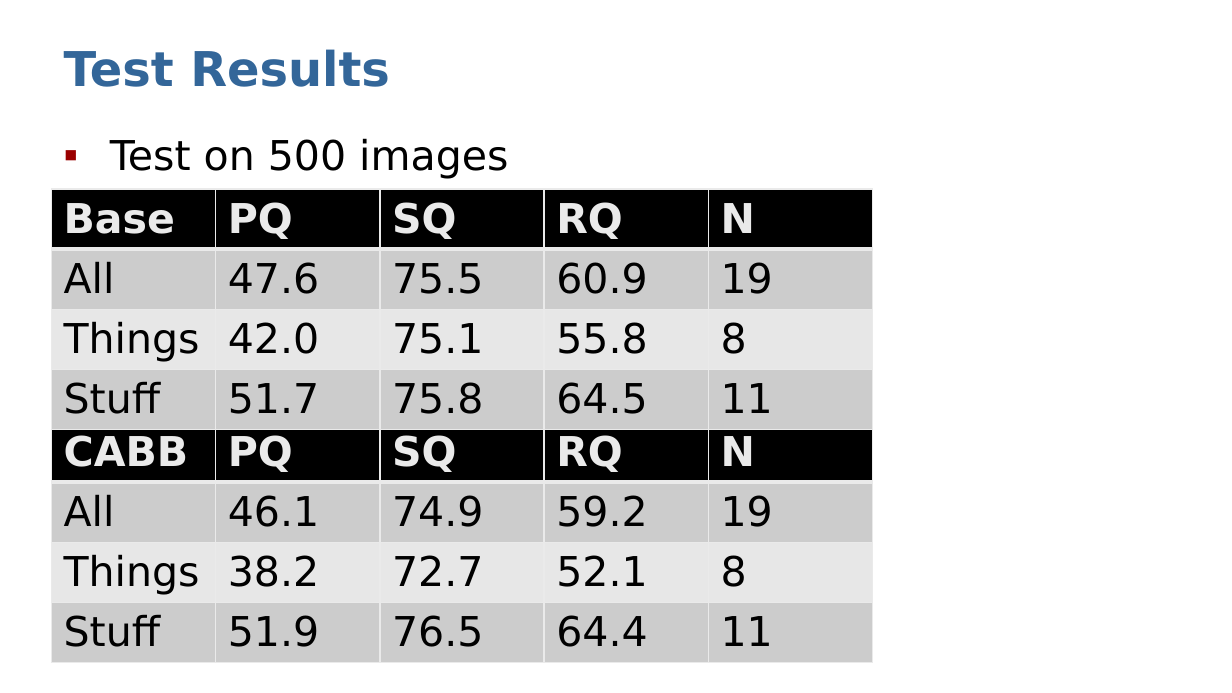
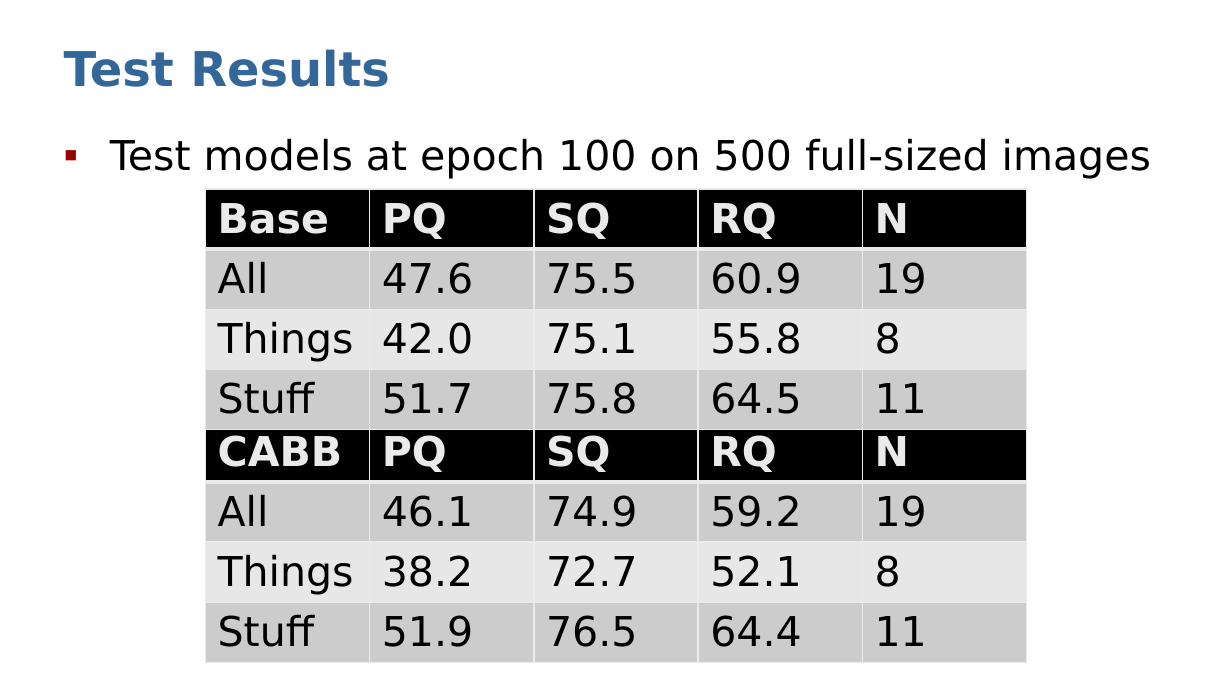
Before and after one commit to Dystron/Forked_EfficientPS, a slide deck: slide 11 of Crop-Aware Panoptic Segmentation.pptx (slide 9 before the commit). Drawn at 1232x693 pixels with LibreOffice and Linux fonts; fonts in the diff are those of the drawing. Boxes give left, top, right and bottom in pixels: in the first picture for what was removed or moved away, otherwise in the second. Text is boxed around its words. In the diff, an @@ line names an element or a change of style, - is before the commit and + after.

```diff
--- a/Crop-Aware Panoptic Segmentation.pptx
+++ b/Crop-Aware Panoptic Segmentation.pptx
@@ text at [110,138,1151,179]: text changed @@
-▪ Test on 500 images
+▪ Test models at epoch 100 on 500 full-sized images
@@ table: place and size @@
-table at [52,188,871,651]
+table at [206,188,1025,418]
@@ table: place and size @@
-table at [52,423,871,651]
+table at [206,421,1025,651]
```
Also in this commit, not shown: 6 other slides changed, 3 slides added.
